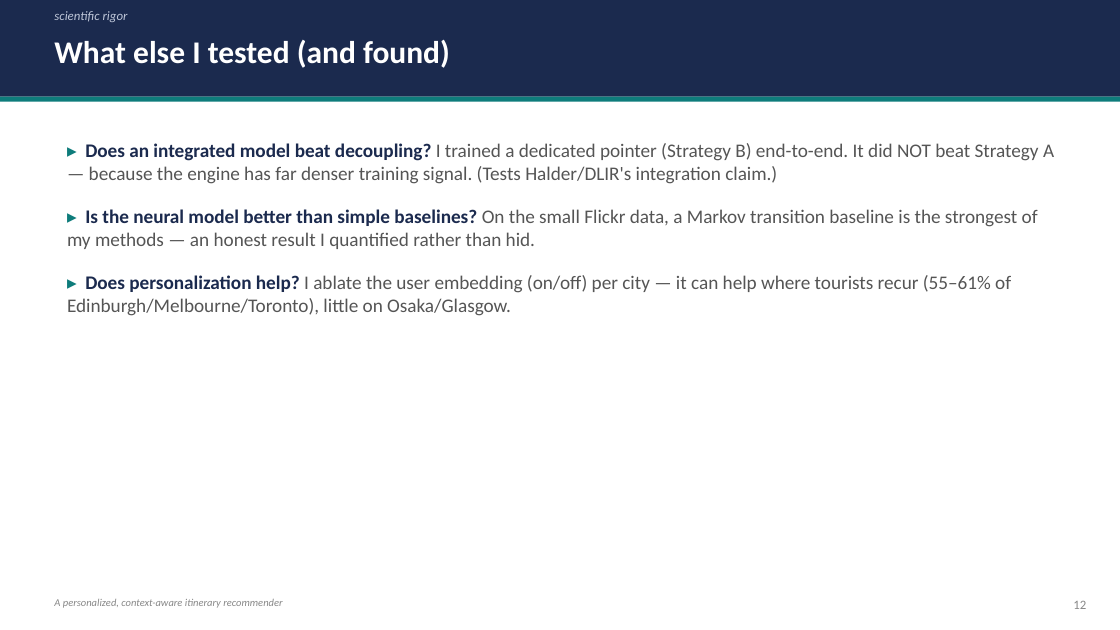
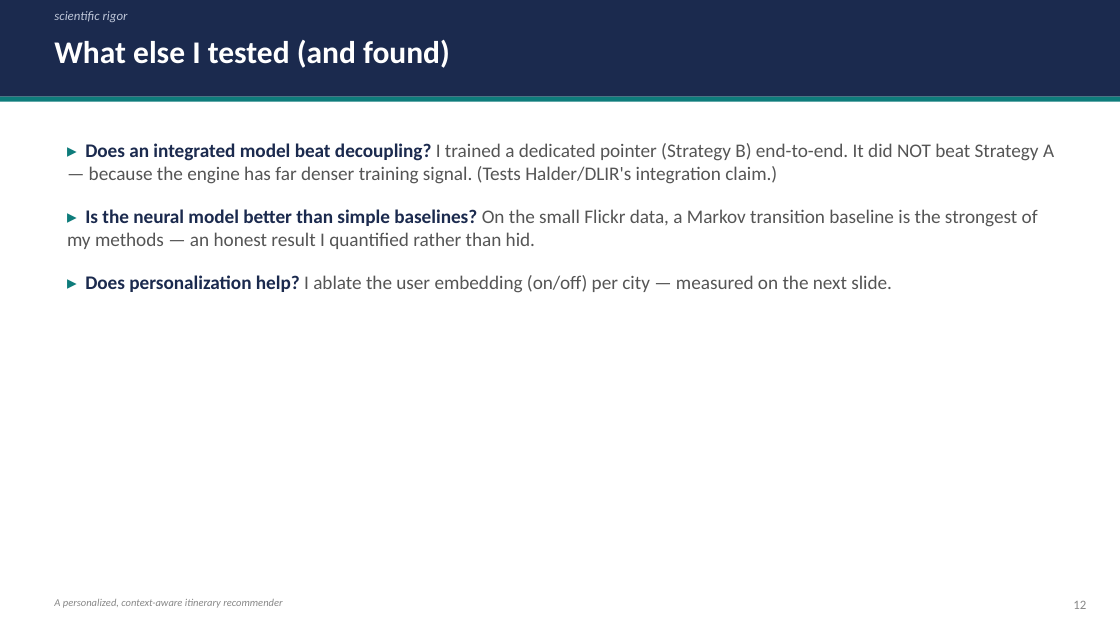
Before and after one commit to 6ym6n/PFE_IMPLEMTATION, a slide deck: slide 12 of presentation/strategy_d/model_slides.pptx. Drawn at 1120x630 pixels with LibreOffice and Linux fonts; fonts in the diff are those of the drawing. Boxes give left, top, right and bottom in pixels: in the first picture for what was removed or moved away, otherwise in the second. Text is boxed around its words. In the diff, an @@ line names an element or a change of style, - is before the commit and + after.

```diff
--- a/presentation/strategy_d/model_slides.pptx
+++ b/presentation/strategy_d/model_slides.pptx
@@ text at [85, 275, 892, 293]: text changed @@
-▸ Does personalization help? I ablate the user embedding (on/off) per city — it can help where tourists recur (55–61% of Edinburgh/Melbourne/Toronto), little on Osaka/Glasgow.
+▸ Does personalization help? I ablate the user embedding (on/off) per city — measured on the next slide.
```
Also in this commit, not shown: 1 other slide changed, 1 slide added, 6 other files.
